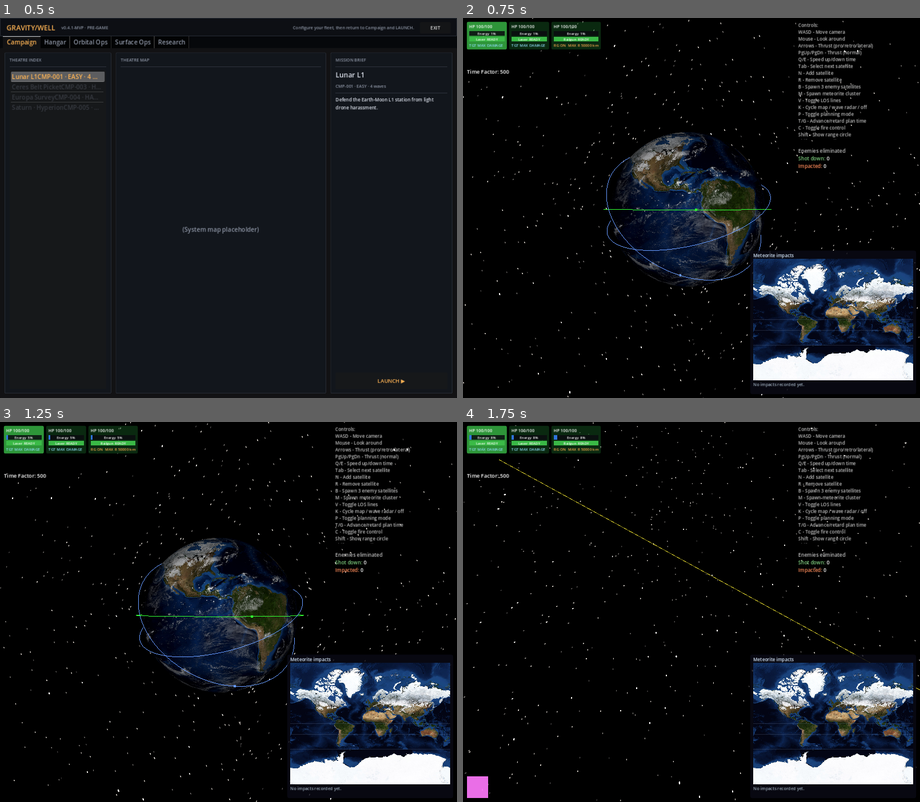
Above: before the commit, frames 1-4 (two rows, left to right).
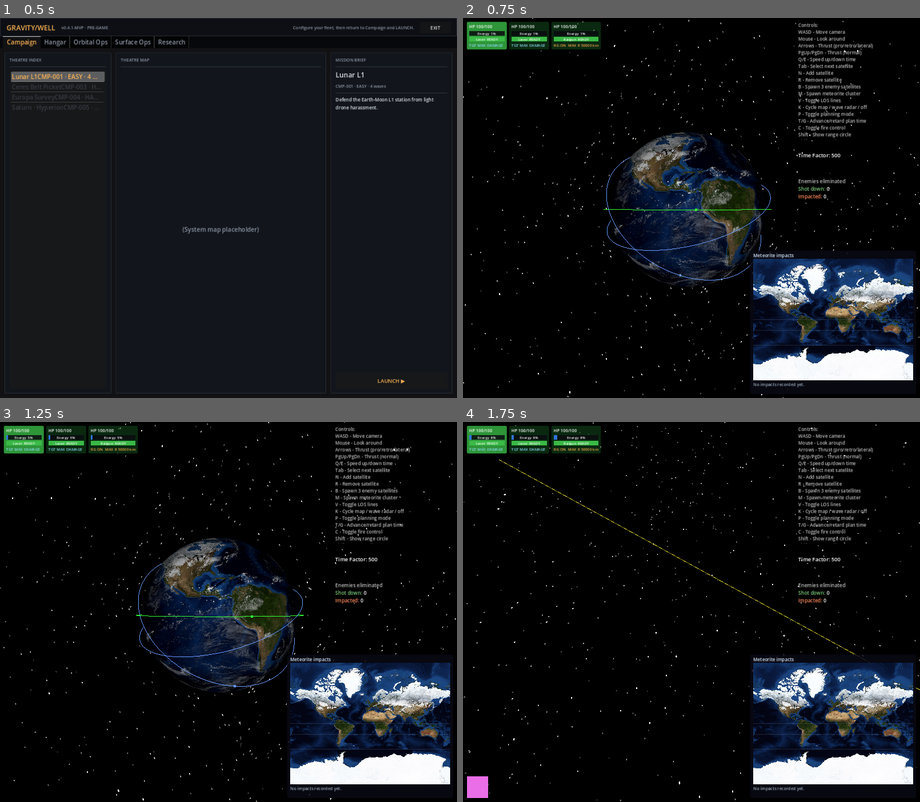
Above: after the commit, the same moments.

Repository: mellenburg/game
Game: Godot game, scene res://scenes/menu.tscn
The game is run twice, just before and just after one commit, with the same random seed, the same clock (stepped at 60 frames per second) and the same inputs.
Inputs (mouse positions are in pixels of both pictures, inside the frame that each line leads up to):
- Up to frame 1 (0.5 s): no input
- Up to frame 2 (0.75 s): click "LAUNCH ▶" at 0.5 s
- Up to frame 3 (1.25 s): no input
- Up to frame 4 (1.75 s): tap Enter at 1.25 s; move the mouse to (714, 612) at 1.27 s; hold W (move_forward) from 1.28 s (still down); tap J (add_decaying_enemy) at 1.35 s; click (714, 612) at 1.42 s

Frame 1 is identical in both runs. In frame 2, 0.5% of the frame differs, in the area x 0-84%, y 13-48%; in frame 3, 0.5%; in frame 4, 0.5%.

Commit message:
Move time-factor InfoLabel to right side, above kill counter
The orbital + surface roster stack on the left now extends down to
~240 px, which obscured the original InfoLabel position at offset_top
110. Re-anchor InfoLabel to the right edge above KillStats and shift
the kill counter down to make room — keeps both readouts on the same
column without conflicting with the new two-row roster layout.

Diff:
--- a/godot/scenes/main.tscn
+++ b/godot/scenes/main.tscn
@@ -76,11 +76,13 @@
 
 [node name="InfoLabel" type="RichTextLabel" parent="CanvasLayer/HUD"]
 layout_mode = 1
-anchors_preset = 0
-offset_left = 10.0
-offset_top = 110.0
-offset_right = 280.0
-offset_bottom = 170.0
+anchors_preset = 1
+anchor_left = 1.0
+anchor_right = 1.0
+offset_left = -320.0
+offset_top = 330.0
+offset_right = -10.0
+offset_bottom = 410.0
 mouse_filter = 2
 bbcode_enabled = true
 scroll_active = false
@@ -166,9 +168,9 @@
 anchor_left = 1.0
 anchor_right = 1.0
 offset_left = -320.0
-offset_top = 340.0
-offset_right = -10.0
-offset_bottom = 410.0
+offset_top = 420.0
+offset_right = -10.0
+offset_bottom = 490.0
 mouse_filter = 2
 bbcode_enabled = true
 scroll_active = false
